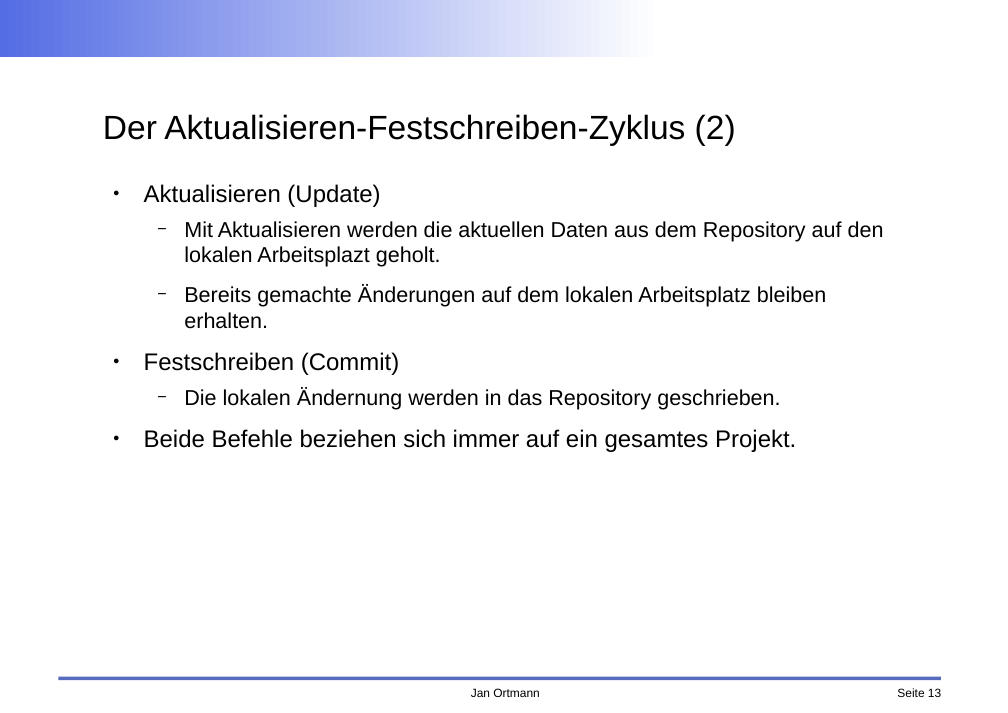
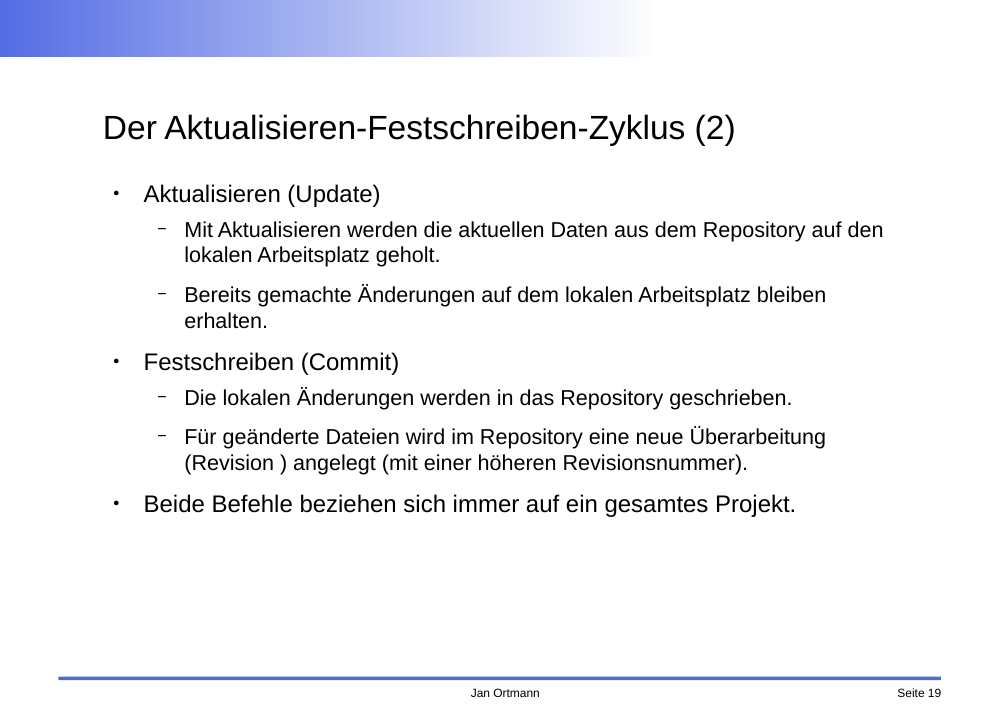
Before and after one commit to faktorips/faktorips.base, a slide deck: slide 19 of org.faktorips.doc/workshop/fachabteilung/FaktorIPS-Schulung FA Arbeiten im Team.odp (slide 13 before the commit). Drawn at 1008x713 pixels with LibreOffice and Linux fonts; fonts in the diff are those of the drawing; background and template pictures are left out. Boxes give left, top, right and bottom in pixels: in the first picture for what was removed or moved away, otherwise in the second. Text is boxed around its words. In the diff, an @@ line names an element or a change of style, - is before the commit and + after.

```diff
--- a/org.faktorips.doc/workshop/fachabteilung/FaktorIPS-Schulung FA Arbeiten im Team.odp
+++ b/org.faktorips.doc/workshop/fachabteilung/FaktorIPS-Schulung FA Arbeiten im Team.odp
@@ text at box(184, 221, 884, 267): text changed @@
-  − Mit Aktualisieren werden die aktuellen Daten aus dem Repository auf den lokalen Arbeitsplazt geholt.
+  − Mit Aktualisieren werden die aktuellen Daten aus dem Repository auf den lokalen Arbeitsplatz geholt.
@@ text at box(184, 388, 826, 475): text changed @@
-  − Die lokalen Ändernung werden in das Repository geschrieben.
+  − Die lokalen Änderungen werden in das Repository geschrieben.
+  − Für geänderte Dateien wird im Repository eine neue Überarbeitung (Revision ) angelegt (mit einer höheren Revisionsnummer).
```
Also in this commit, not shown: 6 other slides changed, 14 slides added, 3 slides removed, 10 other files.
